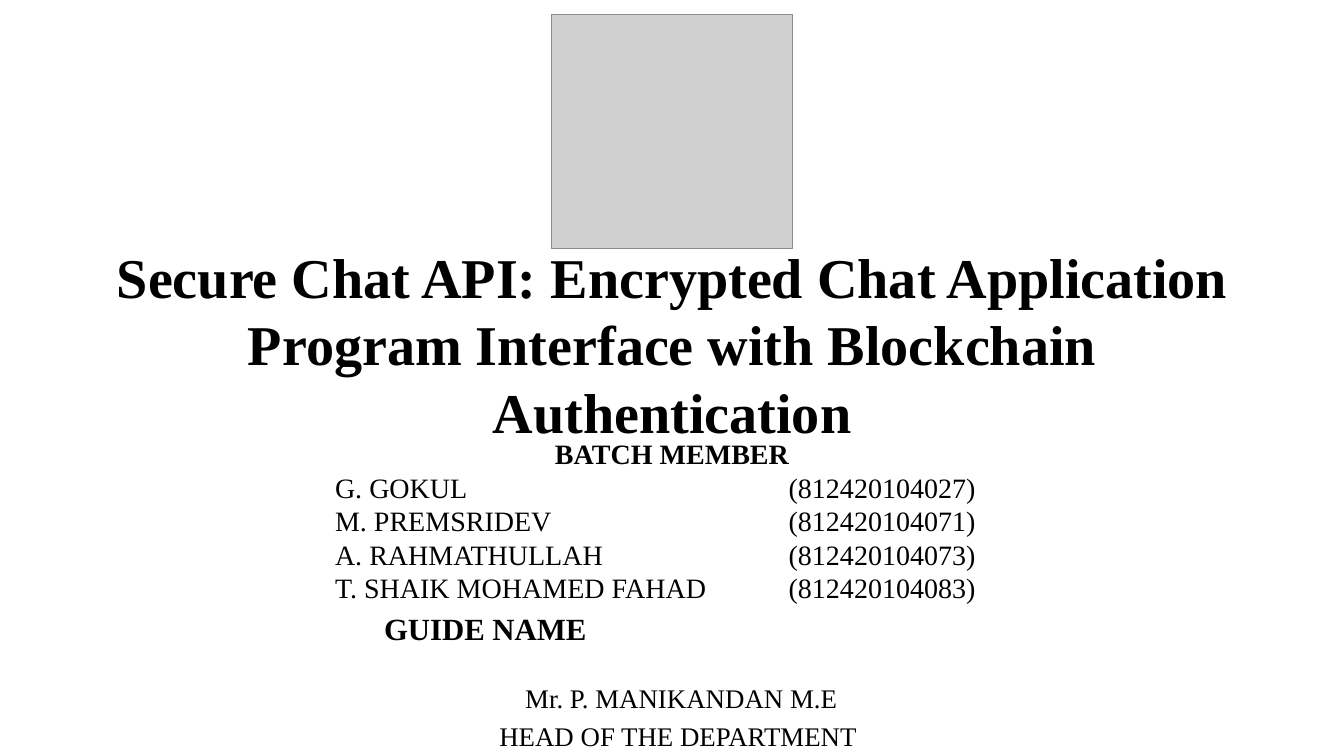
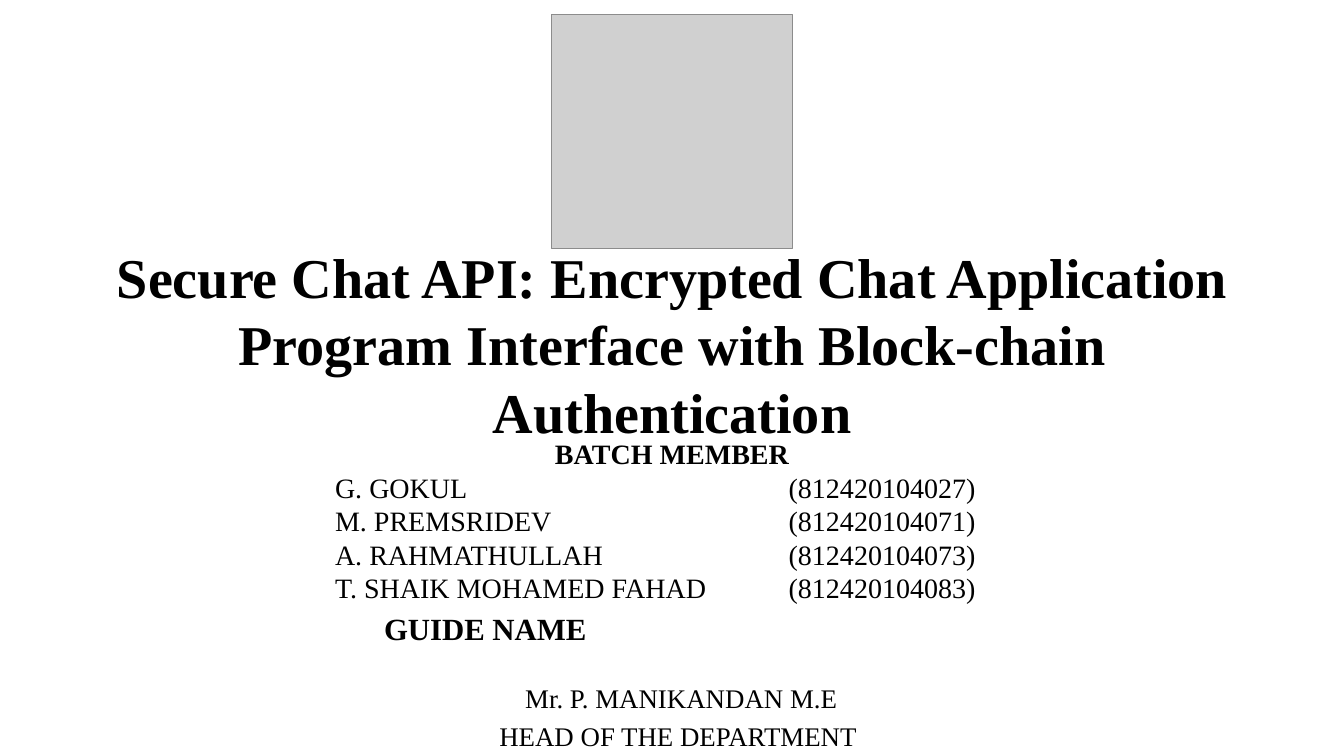
Before and after one commit to i-am-smf/Secure-Chat-using-Blockchain, a slide deck: slide 1 of DOCS/First Review.pptx. Drawn at 1344x756 pixels with LibreOffice and Linux fonts; fonts in the diff are those of the drawing; grey boxes stand for pictures. Boxes give left, top, right and bottom in pixels: in the first picture for what was removed or moved away, otherwise in the second. Text is boxed around its words. In the diff, an @@ line names an element or a change of style, - is before the commit and + after.

```diff
--- a/DOCS/First Review.pptx
+++ b/DOCS/First Review.pptx
@@ title at box(117, 259, 1228, 434): text changed @@
-Secure Chat API: Encrypted Chat Application Program Interface with Blockchain Authentication
+Secure Chat API: Encrypted Chat Application Program Interface with Block-chain Authentication
```
Also in this commit, not shown: 2 slides added, 2 other files.
